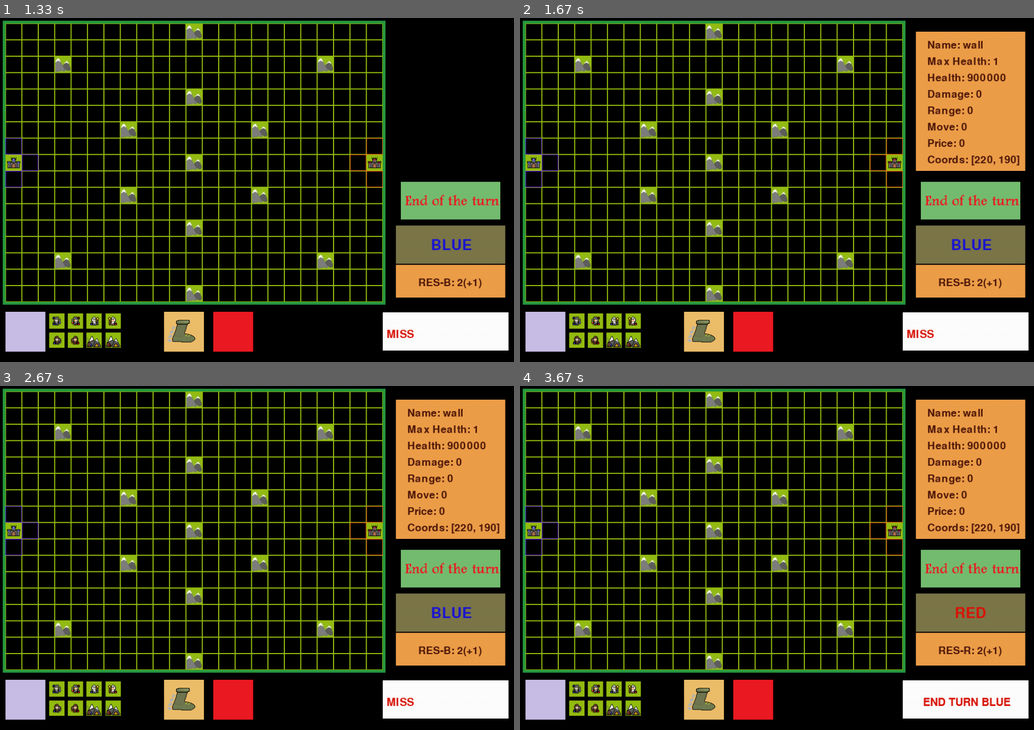
Above: before the commit, frames 1-4 (two rows, left to right).
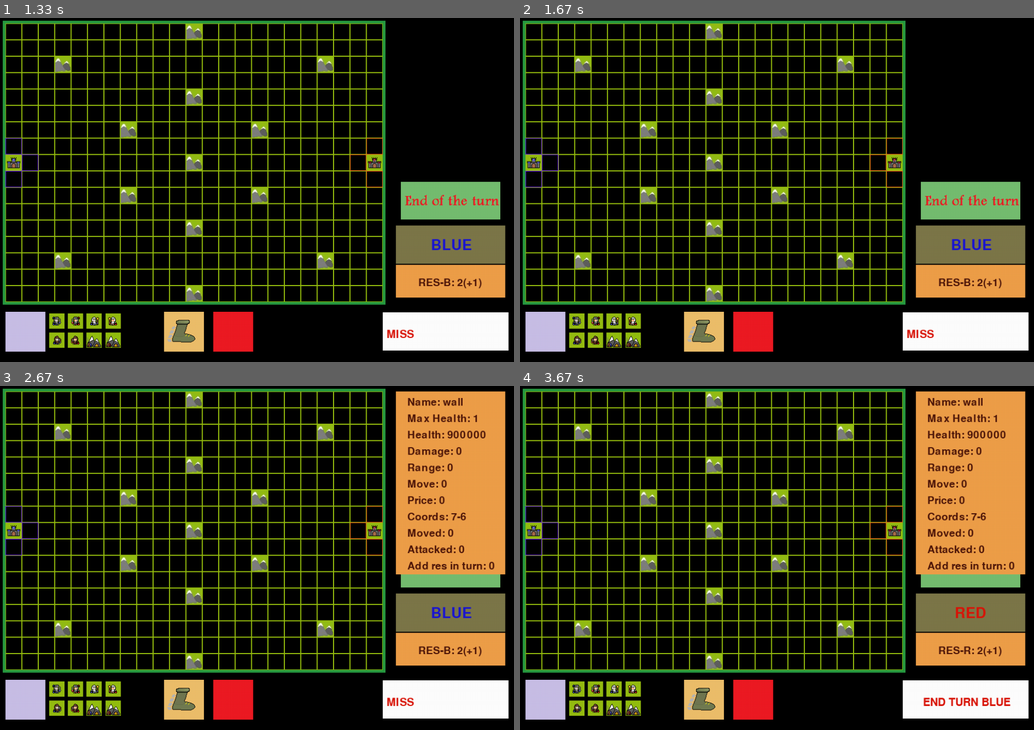
Above: after the commit, the same moments.

Repository: MikhailSK/PyGame
Game: pygame game, started from main.py
Two runs of this game, one before a commit and one after it. Both use one fixed random seed, a clock stepped at 60 frames per second and the inputs below.
Inputs (mouse positions are in pixels of both pictures, inside the frame that each line leads up to):
- Up to frame 1 (1.33 s): click (257, 190) at 0.4 s; click (133, 193) at 0.73 s; click (447, 310) at 1.07 s
- Up to frame 2 (1.67 s): right-click (653, 121) at 1.4 s
- Up to frame 3 (2.67 s): click (257, 599) at 2.23 s; move the mouse to (359, 530) at 2.5 s
- Up to frame 4 (3.67 s): right-click (879, 530) at 2.67 s; tap V at 2.97 s; move the mouse to (936, 551) at 3.3 s; click (936, 551) at 3.37 s

Frame 1 is identical in both runs. In frame 2, 8.6% of the frame differs, in the area x 77-99%, y 3-45%; in frame 3, 4.9%; in frame 4, 4.9%.

Commit message:
Fix music

Diff:
--- a/unit.py
+++ b/unit.py
@@ -202,6 +202,7 @@
         self.cell = 0
         self.moved = 0
         self.attacked = 0
+        self.res_in_turn = 0
 
     def move(self):
         pass
@@ -218,13 +219,17 @@
         y_2 = (unit_damaged.coord[1] + 10) // 30
         if abs(x_1 - x_2) + abs(y_1 - y_2) <= self.atk_range:
             self.attacked += 1
-            unit_damaged.get_damage(self.damage)
             if "warrior" in self.name:
                 warrior_attack.play()
+                pygame.time.wait(int(warrior_attack.get_length() * 1000))
             if "priest" in self.name:
                 heal.play()
+                pygame.time.wait(int(heal.get_length() * 1000))
             if "archer" in self.name:
                 archer_attack.play()
+                pygame.time.wait(int(archer_attack.get_length() * 1000))
+
+            unit_damaged.get_damage(self.damage)
 
     def render(self, coord, health):
         pass
@@ -239,61 +244,91 @@
         print("DEAD" + self.name)
         if "miner" in self.name:
             u_break.play()
+            pygame.time.wait(int(u_break.get_length() * 1000))
         else:
             death.play()
+            pygame.time.wait(int(death.get_length() * 1000))
 
     def get_info(self):
         print("INFO GET")
+        button.play()
+        pygame.time.wait(int(button.get_length() * 1000))
         pygame.draw.rect(screen, (238, 160, 74),
-                         (724, 25, 200, 255))
+                         (724, 10, 200, 335))
         font = pygame.font.Font(None, 28)
 
         text = font.render("Name: " + str(self.name),
                            1, (78, 22, 10))
         text_x = 745
-        text_y = 40
+        text_y = 20
         screen.blit(text, (text_x, text_y))
 
         text = font.render("Max Health: " + str(self.max_health),
                            1, (78, 22, 10))
         text_x = 745
-        text_y = 70
+        text_y = 50
         screen.blit(text, (text_x, text_y))
 
         text = font.render("Health: " + str(self.health),
                            1, (78, 22, 10))
         text_x = 745
-        text_y = 100
+        text_y = 80
         screen.blit(text, (text_x, text_y))
 
         text = font.render("Damage: " + str(self.damage),
                            1, (78, 22, 10))
         text_x = 745
-        text_y = 130
+        text_y = 110
         screen.blit(text, (text_x, text_y))
 
         text = font.render("Range: " + str(self.atk_range),
                            1, (78, 22, 10))
         text_x = 745
-        text_y = 160
+        text_y = 140
         screen.blit(text, (text_x, text_y))
 
         text = font.render("Move: " + str(self.move),
                            1, (78, 22, 10))
         text_x = 745
-        text_y = 190
+        text_y = 170
         screen.blit(text, (text_x, text_y))
 
         text = font.render("Price: " + str(self.cell),
                            1, (78, 22, 10))
         text_x = 745
-        text_y = 220
-        screen.blit(text, (text_x, text_y))
-
-        text = font.render("Coords: " + str(self.coord),
-                           1, (78, 22, 10))
-        text_x = 745
-        text_y = 250
+        text_y = 200
+        screen.blit(text, (text_x, text_y))
+
+        text = font.render("Coords: " +
+                           str((self.coord[0] + 10) // 30) + "-"
+                           + str((self.coord[1] + 10) // 30),
+                           1, (78, 22, 10))
+        text_x = 745
+        text_y = 230
+
+        screen.blit(text, (text_x, text_y))
+
+        text = font.render("Moved: " +
+                           str(self.moved),
+                           1, (78, 22, 10))
+        text_x = 745
+        text_y = 260
+
+        screen.blit(text, (text_x, text_y))
+
+        text = font.render("Attacked: " +
+                           str(self.attacked),
+                           1, (78, 22, 10))
+        text_x = 745
+        text_y = 290
+
+        screen.blit(text, (text_x, text_y))
+
+        text = font.render("Add res in turn: " +
+                           str(self.res_in_turn),
+                           1, (78, 22, 10))
+        text_x = 745
+        text_y = 320
 
         screen.blit(text, (text_x, text_y))
 
@@ -463,12 +498,12 @@
         self.all_sprites = pygame.sprite.Group()
         self.name = "archer_b"
         self.coord = coord
-        self.damage = 1
+        self.damage = 100
         self.move = 2
         self.moved = moved
         self.cell = 3
         self.attacked = attacked
-        self.atk_range = 2
+        self.atk_range = 200
         #
         self.health = health
         #
@@ -592,6 +627,7 @@
         self.moved = moved
         self.cell = 7
         self.atk_range = 0
+        self.res_in_turn = 2
         self.attacked = attacked
         #
         self.health = health
@@ -622,6 +658,7 @@
         self.move = 0
         self.moved = moved
         self.cell = 7
+        self.res_in_turn = 2
         self.attacked = attacked
         self.atk_range = 0
         #
